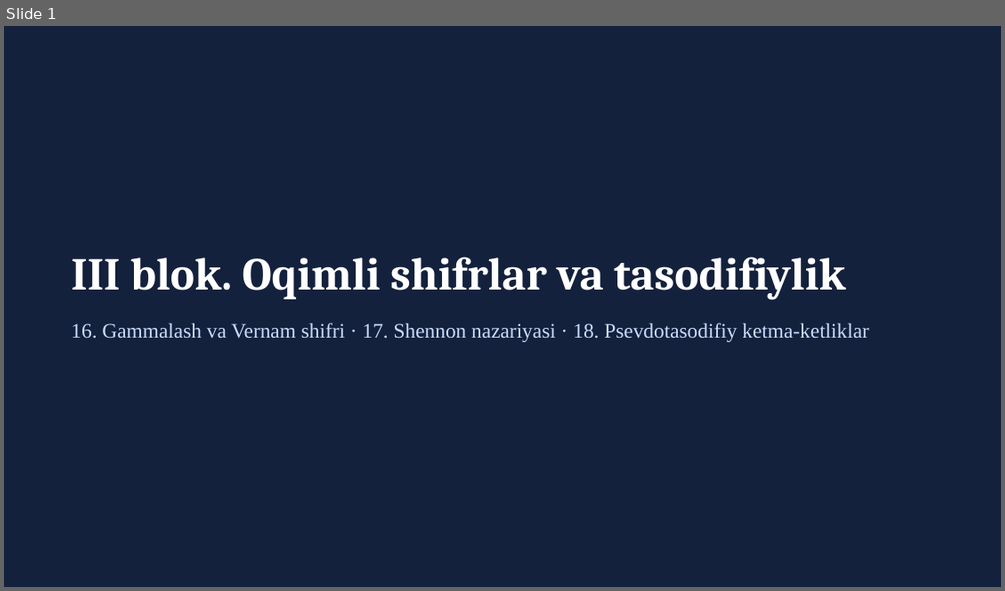
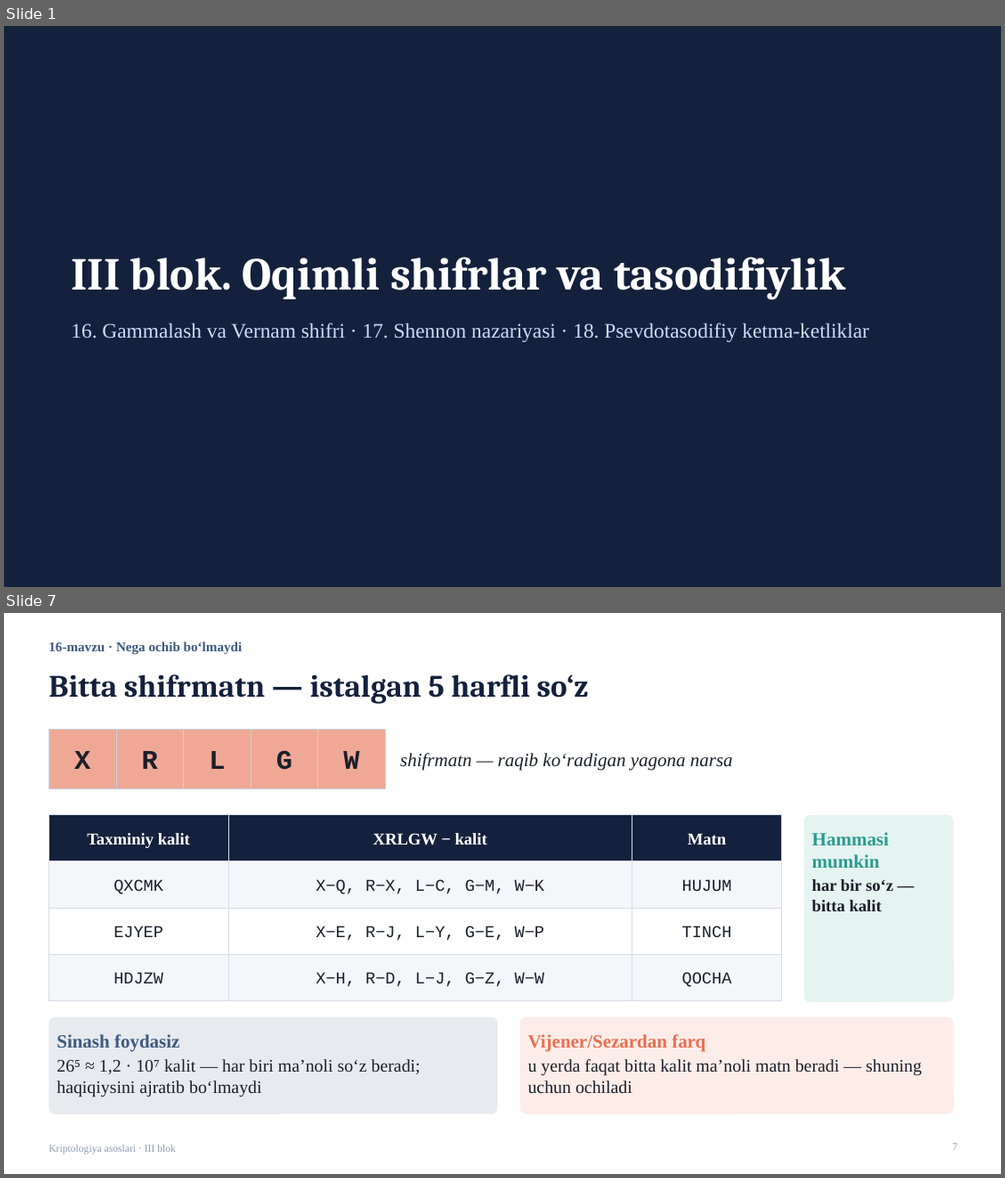
Before and after one commit to qwerty291996/Cryptology_Olympiad, a slide deck: 2026-yil tayyorgarlik/3-blok/Kriptologiya_III_blok_taqdimot.pptx. Shown one above the other, each under a label of ours: slide 1 before the commit, slides 1 and 7 after it; the slides between them are not shown. The pictures are 1005x591 and 1005x1178 pixels, drawn with LibreOffice and Linux fonts; fonts in the diff are those of the drawing. Boxes give left, top, right and bottom in pixels: in the first picture for what was removed or moved away, otherwise in the second. Text is boxed around its words. In the diff, an @@ line names an element or a change of style, - is before the commit and + after.

```diff
--- a/2026-yil tayyorgarlik/3-blok/Kriptologiya_III_blok_taqdimot.pptx
+++ b/2026-yil tayyorgarlik/3-blok/Kriptologiya_III_blok_taqdimot.pptx
@@ slide 7 added at box(4, 613, 1001, 1174), background #FFFFFF @@
@@ text added at box(48, 641, 243, 655), 13 pt, text #3D5A80, bold @@
+16-mavzu · Nega ochib bo‘lmaydi
@@ title added at box(48, 674, 589, 703), 30 pt, text #14213D, bold @@
+Bitta shifrmatn — istalgan 5 harfli so‘z
@@ rectangle added at box(48, 729, 116, 788), fill #E76F51 at 60% opacity, outline #C9D1DE 0.75 pt, 26 pt, text #1B1F2A, bold @@
+X
@@ rectangle added at box(116, 729, 184, 788), fill #E76F51 at 60% opacity, outline #C9D1DE 0.75 pt, 26 pt, text #1B1F2A, bold @@
+R
@@ rectangle added at box(184, 729, 251, 788), fill #E76F51 at 60% opacity, outline #C9D1DE 0.75 pt, 26 pt, text #1B1F2A, bold @@
+L
@@ rectangle added at box(251, 729, 318, 788), fill #E76F51 at 60% opacity, outline #C9D1DE 0.75 pt, 26 pt, text #1B1F2A, bold @@
+G
@@ rectangle added at box(318, 729, 386, 788), fill #E76F51 at 60% opacity, outline #C9D1DE 0.75 pt, 26 pt, text #1B1F2A, bold @@
+W
@@ text added at box(400, 753, 733, 770), 18 pt, text #1B1F2A, italic @@
+shifrmatn — raqib ko‘radigan yagona narsa
@@ rectangle added at box(48, 815, 228, 861), fill #14213D, outline #D5DBE5 0.75 pt, 16 pt, text #FFFFFF, bold @@
+Taxminiy kalit
@@ rectangle added at box(228, 815, 632, 861), fill #14213D, outline #D5DBE5 0.75 pt, 16 pt, text #FFFFFF, bold @@
+XRLGW − kalit
@@ rectangle added at box(632, 815, 782, 861), fill #14213D, outline #D5DBE5 0.75 pt, 16 pt, text #FFFFFF, bold @@
+Matn
@@ rounded rectangle added at box(804, 815, 954, 1002), fill #2A9D8F at 12% opacity, 16 pt, text #1B1F2A, bold @@
+Hammasi mumkin
+har bir so‘z — bitta kalit
@@ rectangle added at box(48, 861, 228, 908), fill #F4F6FA, outline #D5DBE5 0.75 pt, 16 pt, text #1B1F2A @@
+QXCMK
@@ rectangle added at box(228, 861, 632, 908), fill #F4F6FA, outline #D5DBE5 0.75 pt, 16 pt, text #1B1F2A @@
+X−Q, R−X, L−C, G−M, W−K
@@ rectangle added at box(632, 861, 782, 908), fill #F4F6FA, outline #D5DBE5 0.75 pt, 16 pt, text #1B1F2A @@
+HUJUM
@@ rectangle added at box(48, 908, 228, 954), fill #FFFFFF, outline #D5DBE5 0.75 pt, 16 pt, text #1B1F2A @@
+EJYEP
@@ rectangle added at box(228, 908, 632, 954), fill #FFFFFF, outline #D5DBE5 0.75 pt, 16 pt, text #1B1F2A @@
+X−E, R−J, L−Y, G−E, W−P
@@ rectangle added at box(632, 908, 782, 954), fill #FFFFFF, outline #D5DBE5 0.75 pt, 16 pt, text #1B1F2A @@
+TINCH
@@ rectangle added at box(48, 954, 228, 1000), fill #F4F6FA, outline #D5DBE5 0.75 pt, 16 pt, text #1B1F2A @@
+HDJZW
@@ rectangle added at box(228, 954, 632, 1000), fill #F4F6FA, outline #D5DBE5 0.75 pt, 16 pt, text #1B1F2A @@
+X−H, R−D, L−J, G−Z, W−W
@@ rectangle added at box(632, 954, 782, 1000), fill #F4F6FA, outline #D5DBE5 0.75 pt, 16 pt, text #1B1F2A @@
+QOCHA
@@ rounded rectangle added at box(48, 1017, 498, 1114), fill #3D5A80 at 12% opacity, 17 pt, text #1B1F2A @@
+Sinash foydasiz
+26⁵ ≈ 1,2 · 10⁷ kalit — har biri ma’noli so‘z beradi; haqiqiysini ajratib bo‘lmaydi
@@ rounded rectangle added at box(520, 1017, 954, 1114), fill #E76F51 at 12% opacity, 17 pt, text #1B1F2A @@
+Vijener/Sezardan farq
+u yerda faqat bitta kalit ma’noli matn beradi — shuning uchun ochiladi
@@ text added at box(48, 1144, 176, 1154), 10 pt, text #8D99AE @@
+Kriptologiya asoslari · III blok
@@ page number added at box(952, 1143, 957, 1150), 10 pt, text #8D99AE @@
+7
```
Also in this commit, not shown: 11 slides changed, 34 other slides added, 6 slides removed, 6 other files.
